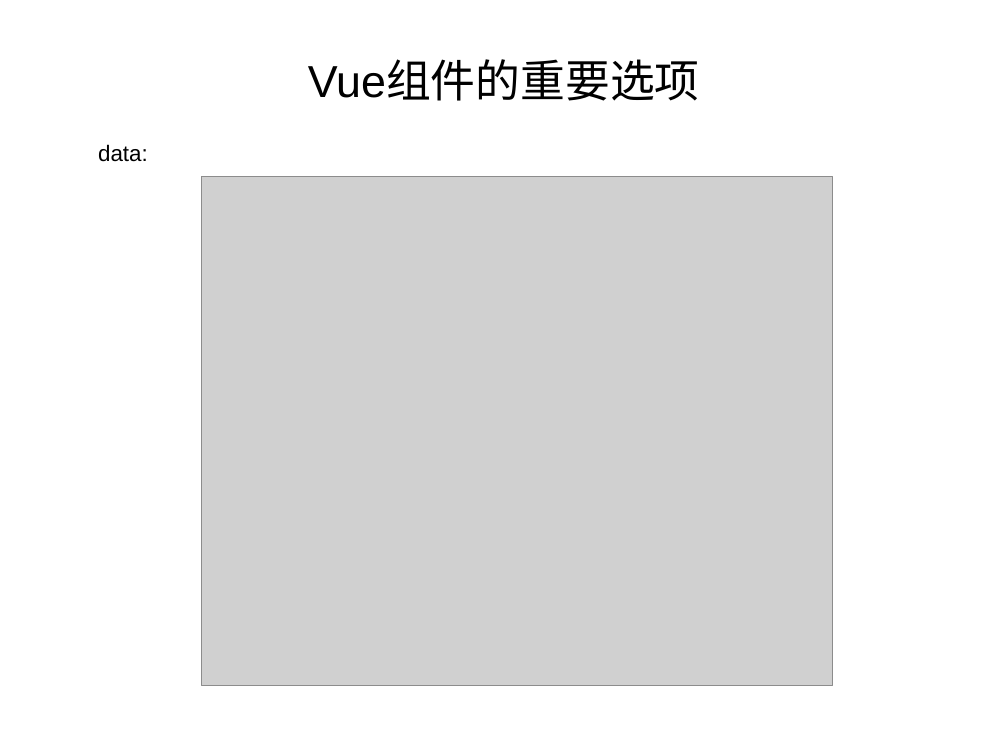
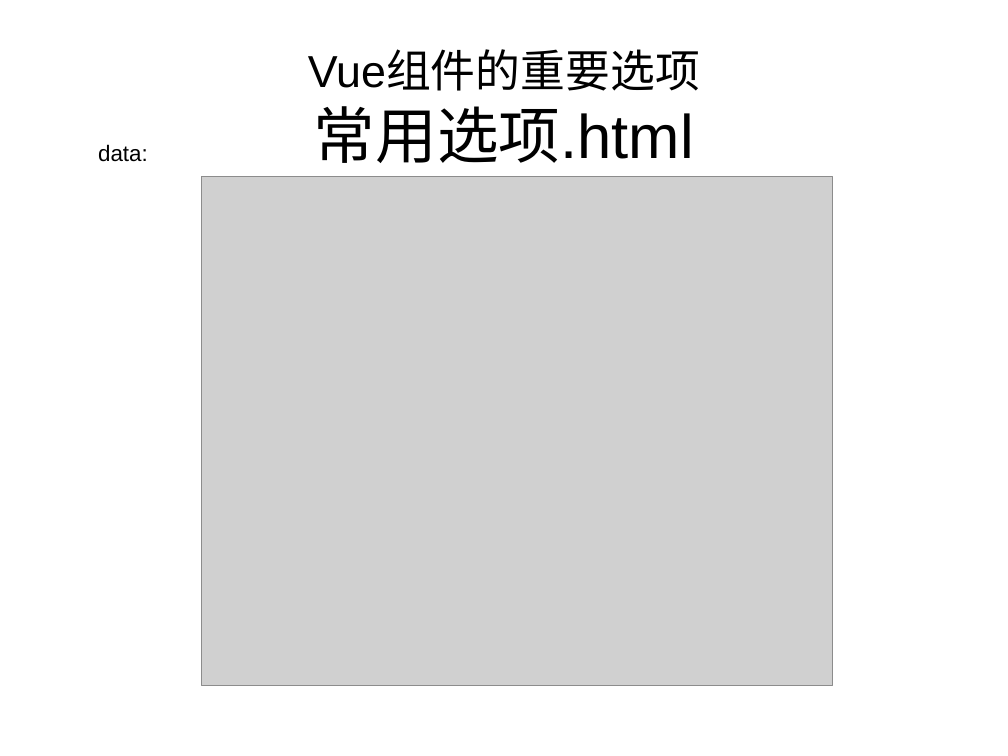
Before and after one commit to zhang13/VueLearn, a slide deck: slide 19 of doc/Vue入坑指南.ppt (slide 20 before the commit). Drawn at 1008x756 pixels with LibreOffice and Linux fonts; fonts in the diff are those of the drawing; grey boxes stand for pictures. Boxes give left, top, right and bottom in pixels: in the first picture for what was removed or moved away, otherwise in the second. Text is boxed around its words. In the diff, an @@ line names an element or a change of style, - is before the commit and + after.

```diff
--- a/doc/Vue入坑指南.ppt
+++ b/doc/Vue入坑指南.ppt
@@ title at box(308, 52, 700, 163): text changed @@
-Vue组件的重要选项
+Vue组件的重要选项
+常用选项.html
```
Also in this commit, not shown: 7 other slides changed, 18 slides added, 4 slides removed, 14 other files.
